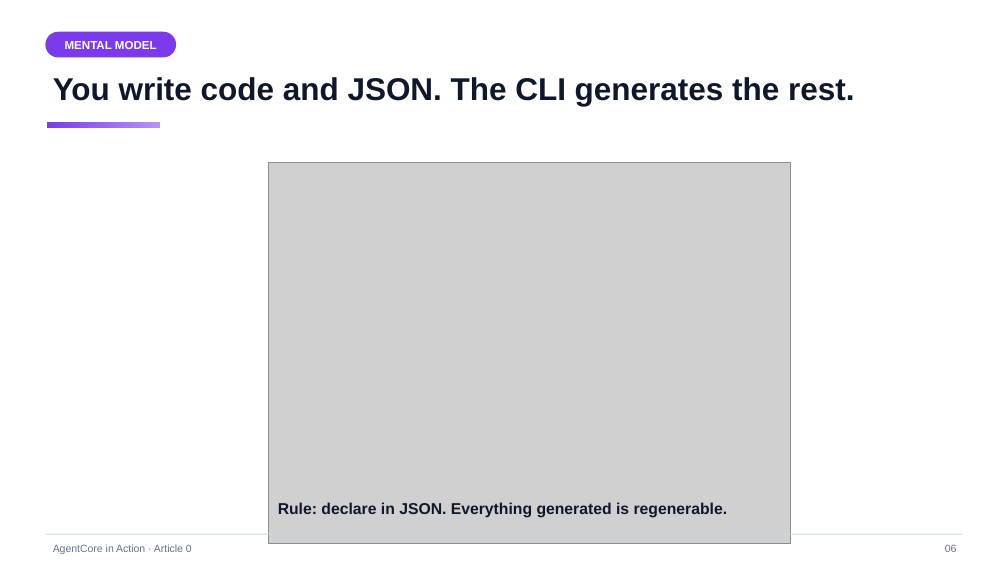
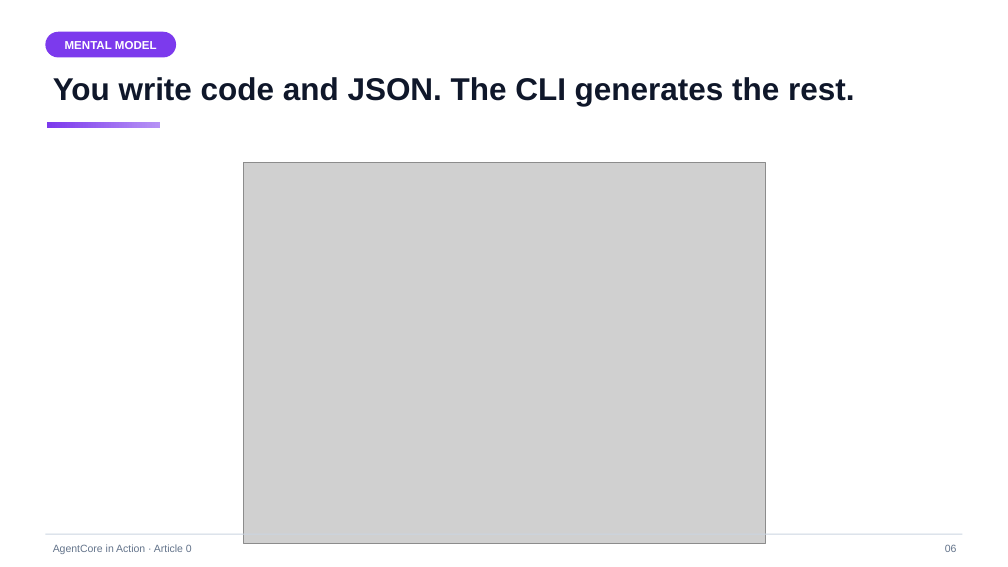
Before and after one commit to pinxiong/bedrock-agentcore-in-action, a slide deck: slide 6 of articles/decks/aws-agentcore-under-the-hood.pptx. Drawn at 1008x567 pixels with LibreOffice and Linux fonts; fonts in the diff are those of the drawing; grey boxes stand for pictures. Boxes give left, top, right and bottom in pixels: in the first picture for what was removed or moved away, otherwise in the second. Text is boxed around its words. In the diff, an @@ line names an element or a change of style, - is before the commit and + after.

```diff
--- a/articles/decks/aws-agentcore-under-the-hood.pptx
+++ b/articles/decks/aws-agentcore-under-the-hood.pptx
@@ picture moved from (x1=268, y1=163, x2=790, y2=544) to (x1=243, y1=163, x2=765, y2=544) @@
@@ text removed at (x1=278, y1=502, x2=728, y2=518) @@
-Rule: declare in JSON. Everything generated is regenerable.
```
Also in this commit, not shown: 17 other slides changed, 1 other file.
